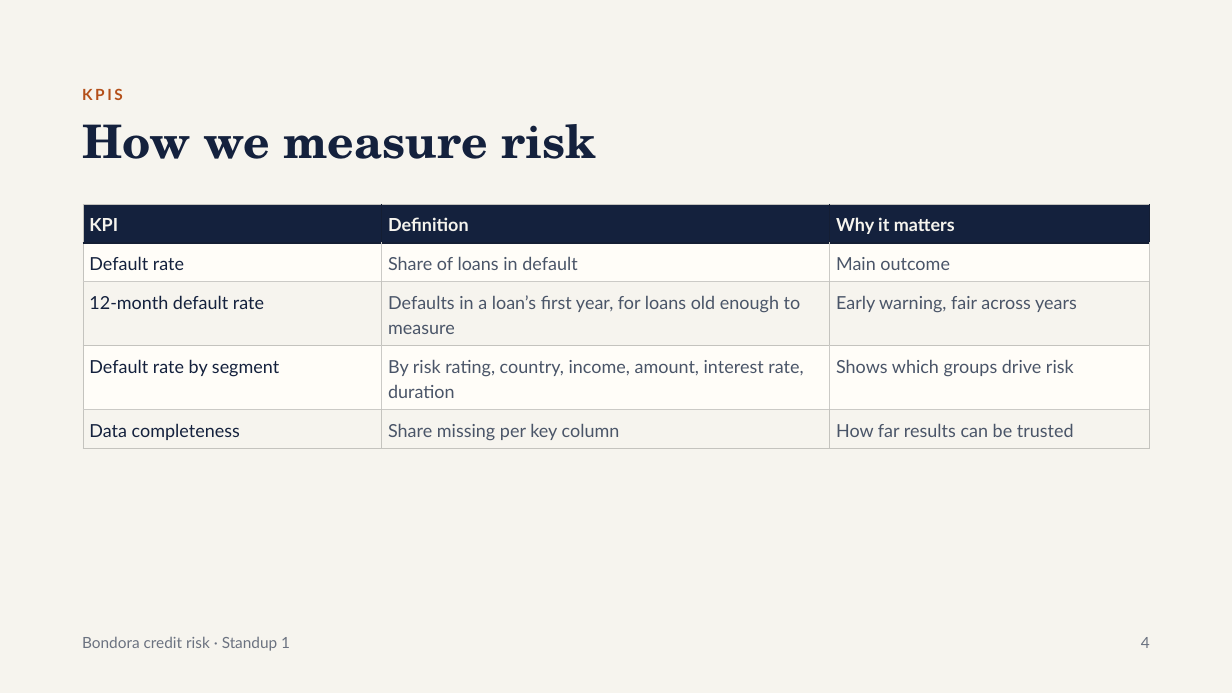
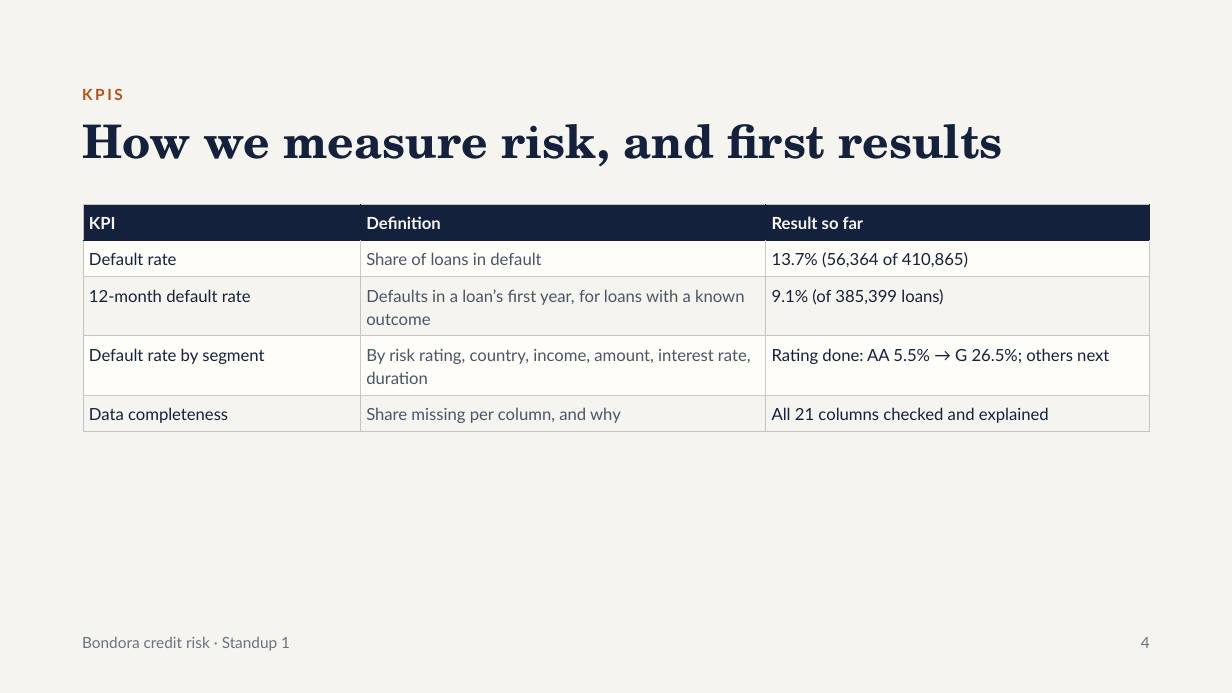
Before and after one commit to chinmang3-ui/Capstone-Bondora-Project, a slide deck: slide 4 of Bondora Credit Risk – Standup 1.pptx. Drawn at 1232x693 pixels with LibreOffice and Linux fonts; fonts in the diff are those of the drawing. Boxes give left, top, right and bottom in pixels: in the first picture for what was removed or moved away, otherwise in the second. Text is boxed around its words. In the diff, an @@ line names an element or a change of style, - is before the commit and + after.

```diff
--- a/Bondora Credit Risk – Standup 1.pptx
+++ b/Bondora Credit Risk – Standup 1.pptx
@@ title at [82,124,1003,167]: text changed @@
-How we measure risk
+How we measure risk, and first results
@@ table at [83,204,1151,432] @@
-row 1, column 3: Why it matters
+row 1, column 3: Result so far
-row 2, column 3: Main outcome
+row 2, column 3: 13.7% (56,364 of 410,865)
-row 3, column 2: Defaults in a loan’s first year, for loans old enough to measure
+row 3, column 2: Defaults in a loan’s first year, for loans with a known outcome
-row 3, column 3: Early warning, fair across years
+row 3, column 3: 9.1% (of 385,399 loans)
-row 4, column 3: Shows which groups drive risk
+row 4, column 3: Rating done: AA 5.5% → G 26.5%; others next
-row 5, column 2: Share missing per key column
+row 5, column 2: Share missing per column, and why
-row 5, column 3: How far results can be trusted
+row 5, column 3: All 21 columns checked and explained
@@ size 14 to 13 pt in "KPI", "Definition", "Default rate", "Share of loans in default" and 4 more places @@
@@ line spacing 19.6pt to 18.2pt @@
```
Also in this commit, not shown: 4 other slides changed, 2 slides added, 2 slides removed, 1 other file.
